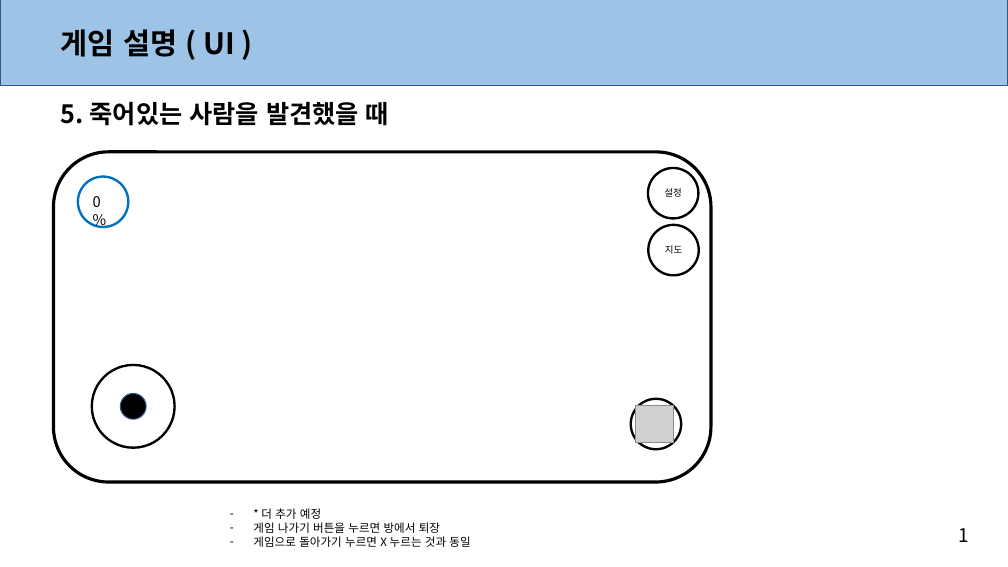
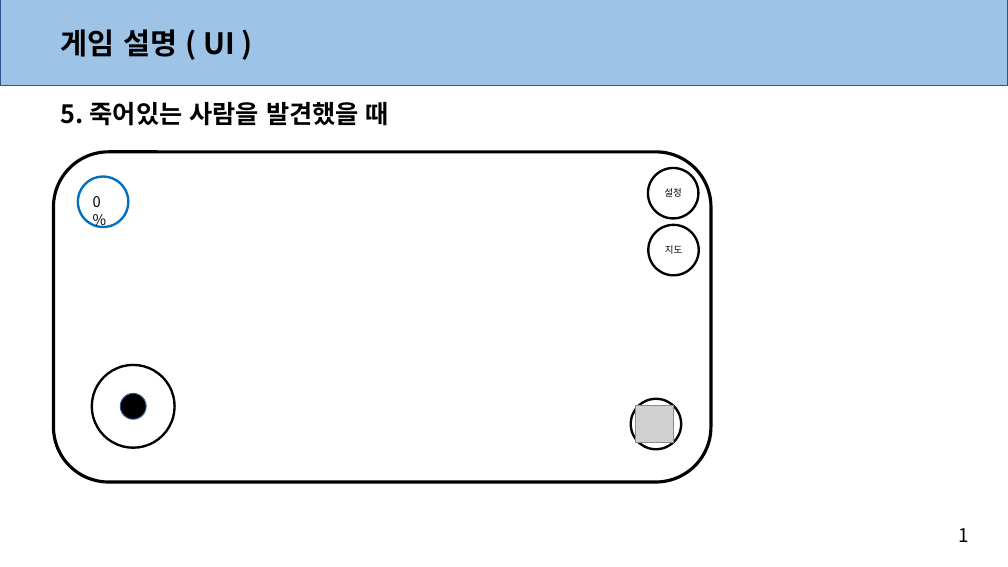
Before and after one commit to anglik0370/EscapeIsland, a slide deck: slide 12 of Document/UI/인게임 UI.pptx. Drawn at 1008x567 pixels with LibreOffice and Linux fonts; fonts in the diff are those of the drawing; grey boxes stand for pictures. Boxes give left, top, right and bottom in pixels: in the first picture for what was removed or moved away, otherwise in the second. Text is boxed around its words. In the diff, an @@ line names an element or a change of style, - is before the commit and + after.

Commit message:
서버 UI & 인게임 UI & 메인 기획서 & 캐릭터 변경 + 아이템 갯수 기획

```diff
--- a/Document/UI/인게임 UI.pptx
+++ b/Document/UI/인게임 UI.pptx
@@ text removed at (x1=253, y1=508, x2=470, y2=547) @@
-– * 더 추가 예정
-– 게임 나가기 버튼을 누르면 방에서 퇴장
-– 게임으로 돌아가기 누르면 X 누르는 것과 동일
```
Also in this commit, not shown: 1 other slide changed, 3 other files.
